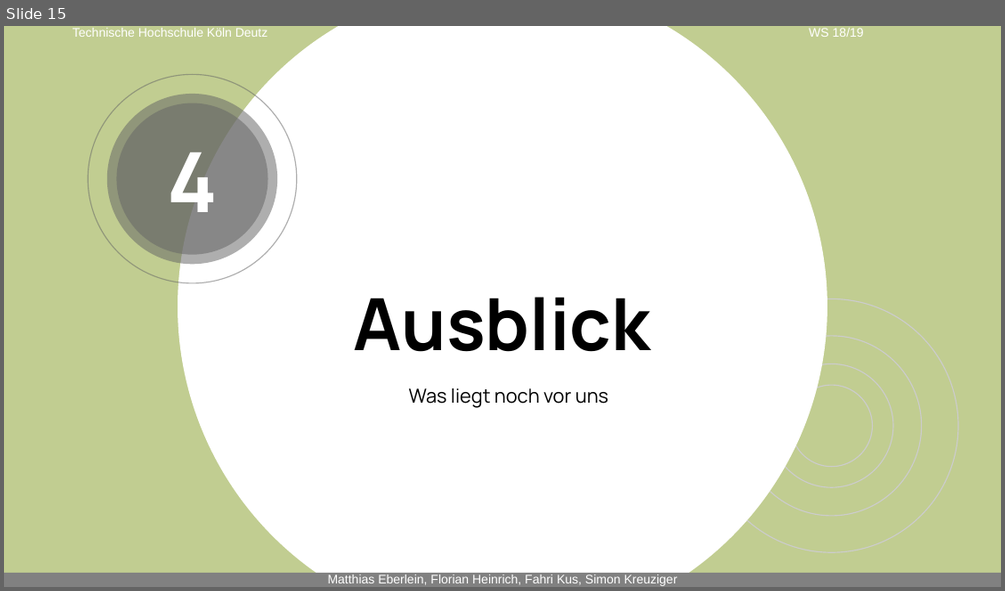
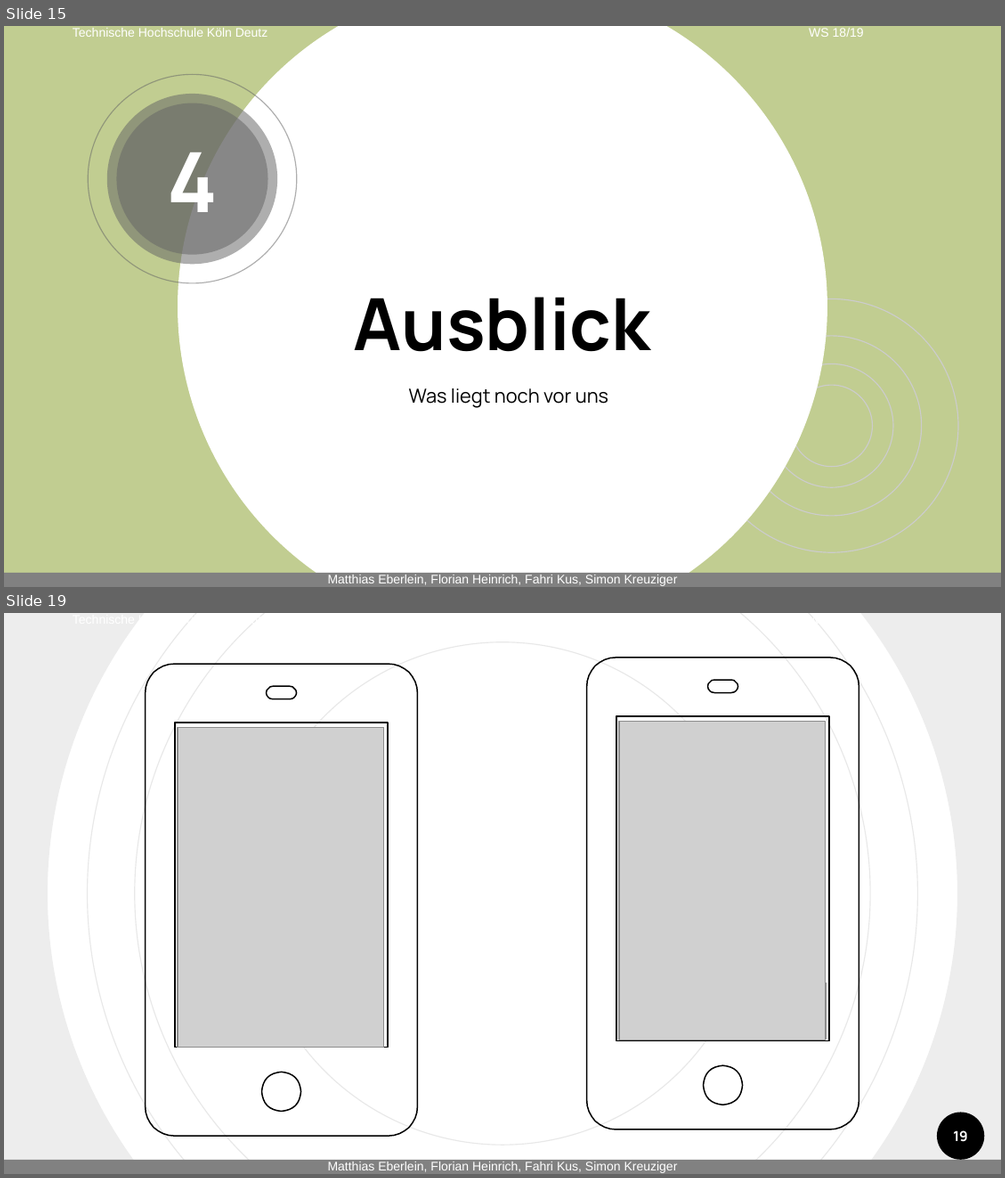
Before and after one commit to matthias-eb/SYP_team02, a slide deck: docs/Praesentation_Prototyp/Prototyp_Präsentation.pptx. Shown one above the other, each under a label of ours: slide 15 before the commit, slides 15 and 19 after it; the slides between them are not shown. The pictures are 1005x591 and 1005x1178 pixels, drawn with LibreOffice and Linux fonts; fonts in the diff are those of the drawing; grey boxes stand for pictures; background and template pictures are left out. Boxes give left, top, right and bottom in pixels: in the first picture for what was removed or moved away, otherwise in the second. Text is boxed around its words. In the diff, an @@ line names an element or a change of style, - is before the commit and + after.

```diff
--- a/docs/Praesentation_Prototyp/Prototyp_Präsentation.pptx
+++ b/docs/Praesentation_Prototyp/Prototyp_Präsentation.pptx
@@ slide 19 added at (4,613,1001,1174), background #FFFFFF; not listed: 5 template elements that a slide beside it also shows @@
@@ donut added at (4,613,1001,1174), fill #000000 at 7% opacity @@
@@ ellipse added at (88,613,918,1174), outline #E8E8E8 0.75 pt @@
@@ ellipse added at (135,613,870,1174), outline #E8E8E8 0.75 pt @@
@@ freeform shape added at (146,664,418,1135), outline #000000 0.96 pt @@
@@ ellipse added at (251,641,753,1144), outline #E8E8E8 0.75 pt @@
@@ freeform shape added at (586,657,858,1129), outline #000000 0.96 pt @@
@@ picture added at (178,728,384,1046) @@
@@ picture added at (619,721,825,1039) @@
@@ picture added at (619,983,825,1039) @@
@@ ellipse added at (937,1111,985,1159), fill #000000 @@
@@ page number added at (953,1130,967,1142), 10 pt, text #FFFFFF, bold @@
+19
```
Also in this commit, not shown: 3 slides changed, 4 other slides added, 1 slide removed, 7 other files.
